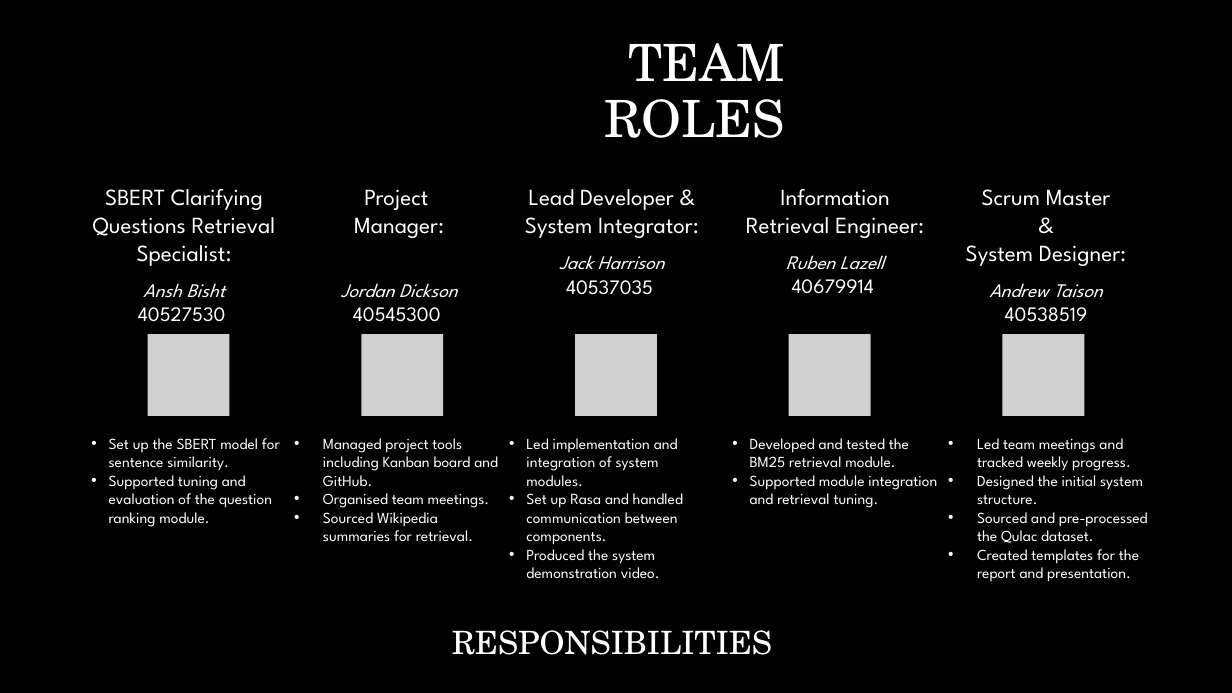
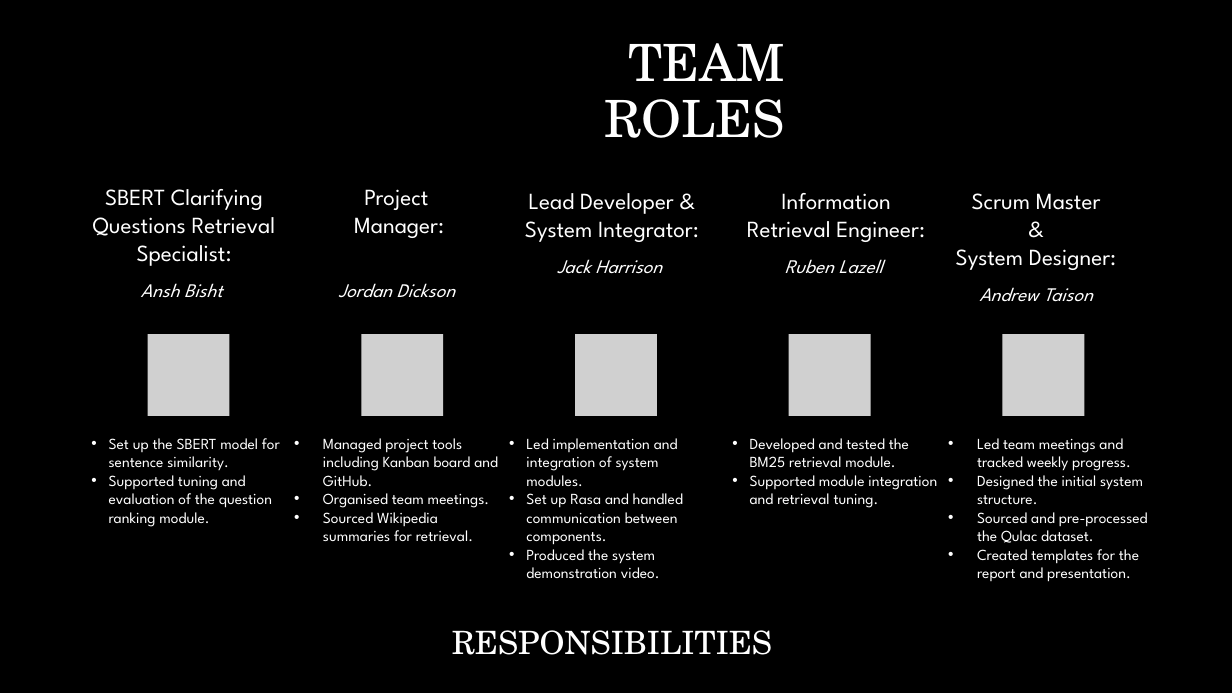
Before and after one commit to Crimson-Scot96/Conversational-AI, a slide deck: slide 17 of set10120_cw2_presentation.pptx (slide 16 before the commit). Drawn at 1232x693 pixels with LibreOffice and Linux fonts; fonts in the diff are those of the drawing; grey boxes stand for pictures; background and template pictures are left out. Boxes give left, top, right and bottom in pixels: in the first picture for what was removed or moved away, otherwise in the second. Text is boxed around its words. In the diff, an @@ line names an element or a change of style, - is before the commit and + after.

```diff
--- a/set10120_cw2_presentation.pptx
+++ b/set10120_cw2_presentation.pptx
@@ text "Scrum Master & System Designer:": place and size @@
-text "Scrum Master & System Designer:" at [966,189,1126,322]
+text "Scrum Master & System Designer:" at [956,193,1116,302]
@@ text at [566,280,653,295]: paragraph removed @@
-40537035
@@ text at [792,279,874,294]: paragraph removed @@
-40679914
@@ text at [138,307,225,322]: paragraph removed @@
-40527530
@@ text at [353,307,441,322]: paragraph removed @@
-40545300
@@ text at [1005,307,1088,322]: paragraph removed @@
-40538519
```
Also in this commit, not shown: 9 other slides changed, 3 slides added, 2 slides removed.
